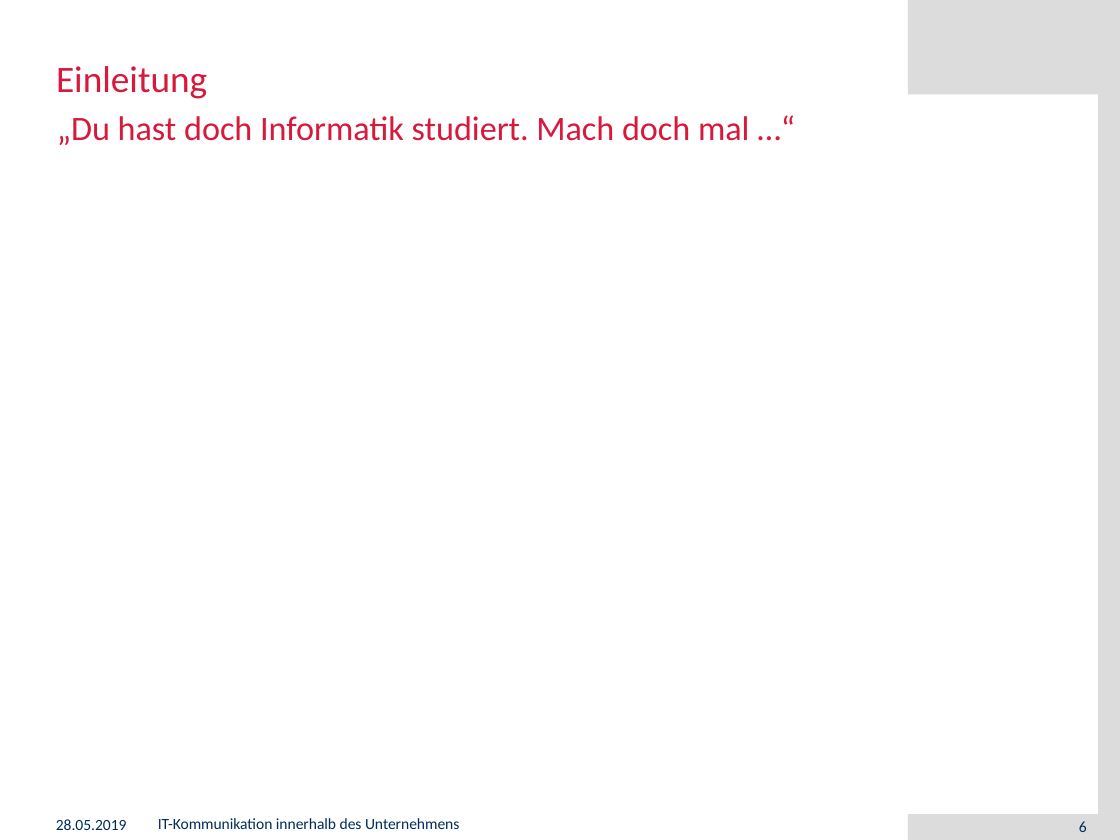
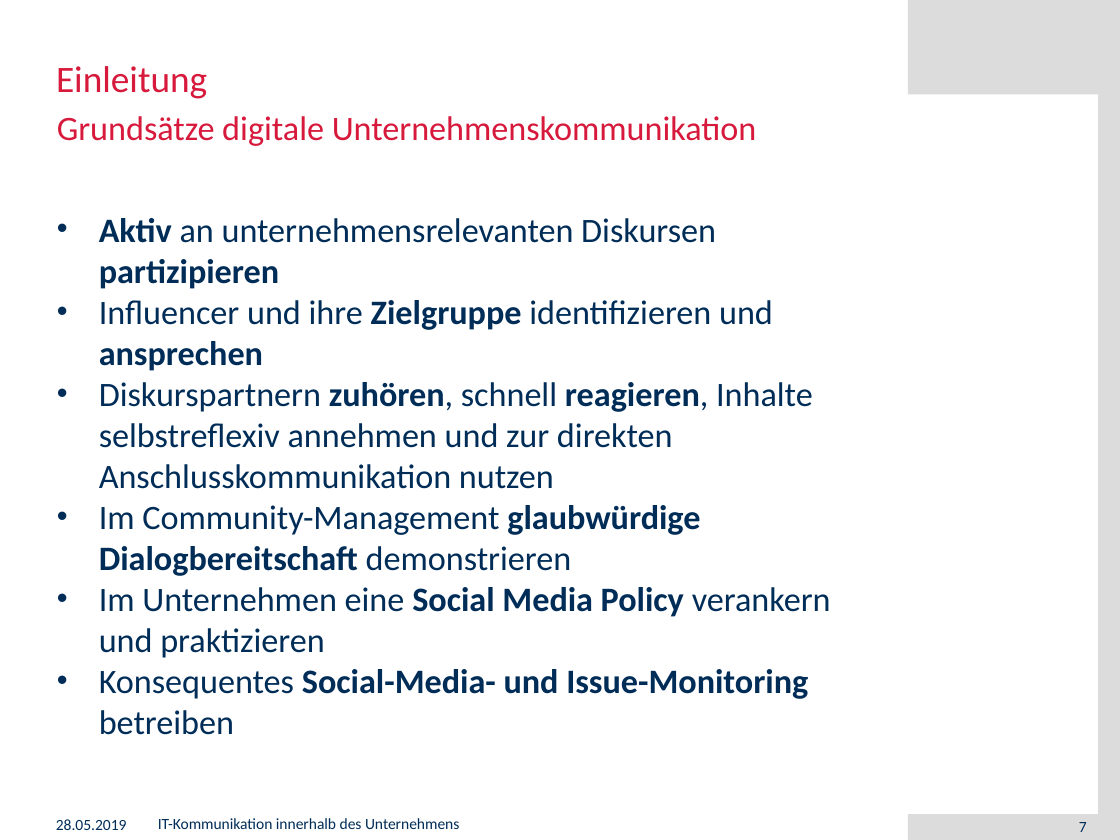
Before and after one commit to muensto/itm_vortrag_1233, a slide deck: slide 7 of 20190528.pptx (slide 6 before the commit). Drawn at 1120x840 pixels with LibreOffice and Linux fonts; fonts in the diff are those of the drawing; background and template pictures are left out. Boxes give left, top, right and bottom in pixels: in the first picture for what was removed or moved away, otherwise in the second. Text is boxed around its words. In the diff, an @@ line names an element or a change of style, - is before the commit and + after.

Commit message:
Einleitung

```diff
--- a/20190528.pptx
+++ b/20190528.pptx
@@ text at (x1=57, y1=116, x2=757, y2=146): text changed @@
-„Du hast doch Informatik studiert. Mach doch mal …“
+Grundsätze digitale Unternehmenskommunikation
@@ text added at (x1=99, y1=218, x2=831, y2=735), 22 pt, text #002D58 @@
+• Aktiv an unternehmensrelevanten Diskursen partizipieren
+• Influencer und ihre Zielgruppe identifizieren und ansprechen
+• Diskurspartnern zuhören, schnell reagieren, Inhalte selbstreflexiv annehmen und zur direkten Anschlusskommunikation nutzen
+• Im Community-Management glaubwürdige Dialogbereitschaft demonstrieren
+• Im Unternehmen eine Social Media Policy verankern und praktizieren
+• Konsequentes Social-Media- und Issue-Monitoring betreiben
@@ page number at (x1=1079, y1=822, x2=1087, y2=832): text changed @@
-6
+7
```
Also in this commit, not shown: 2 other slides changed, 8 slides added.
